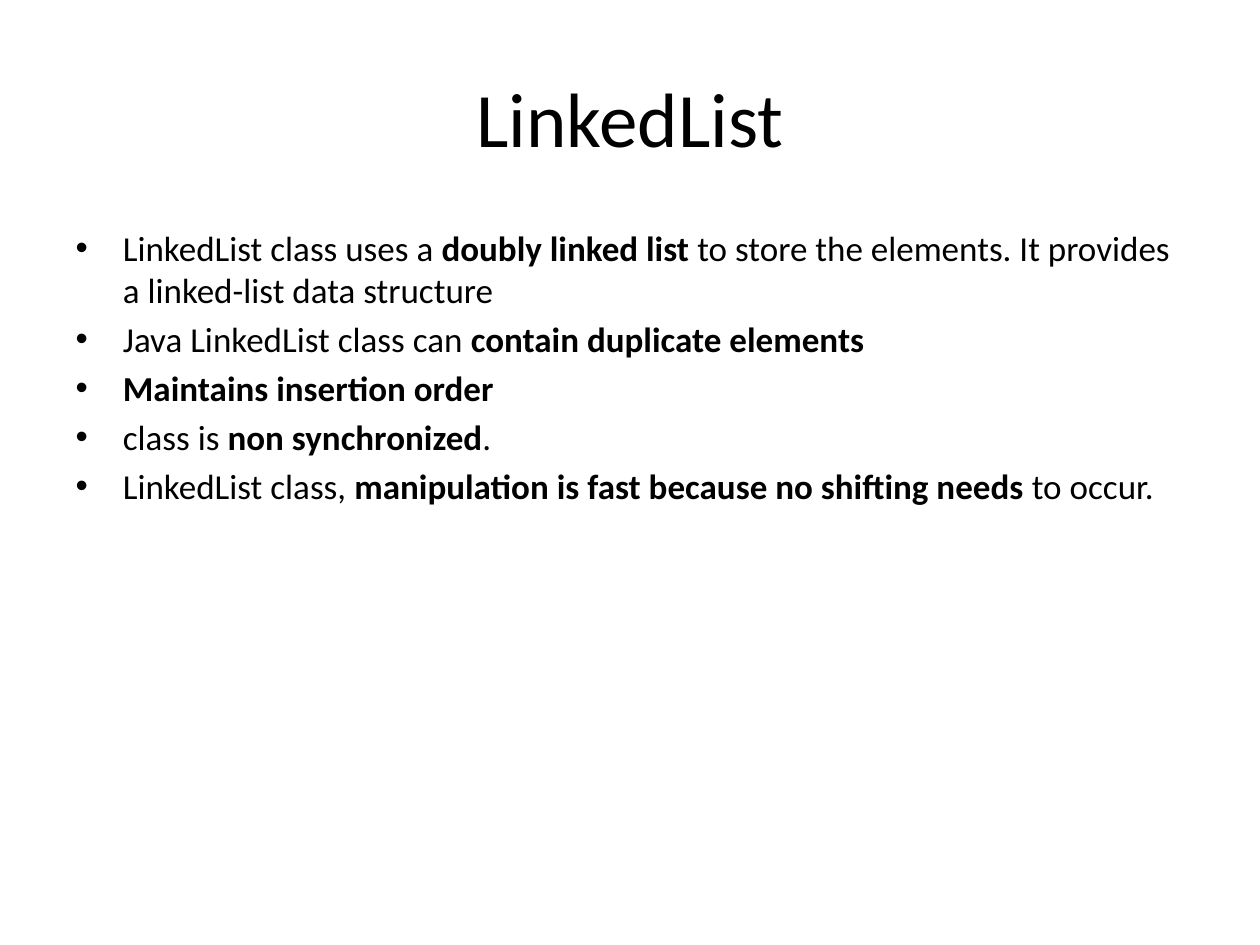
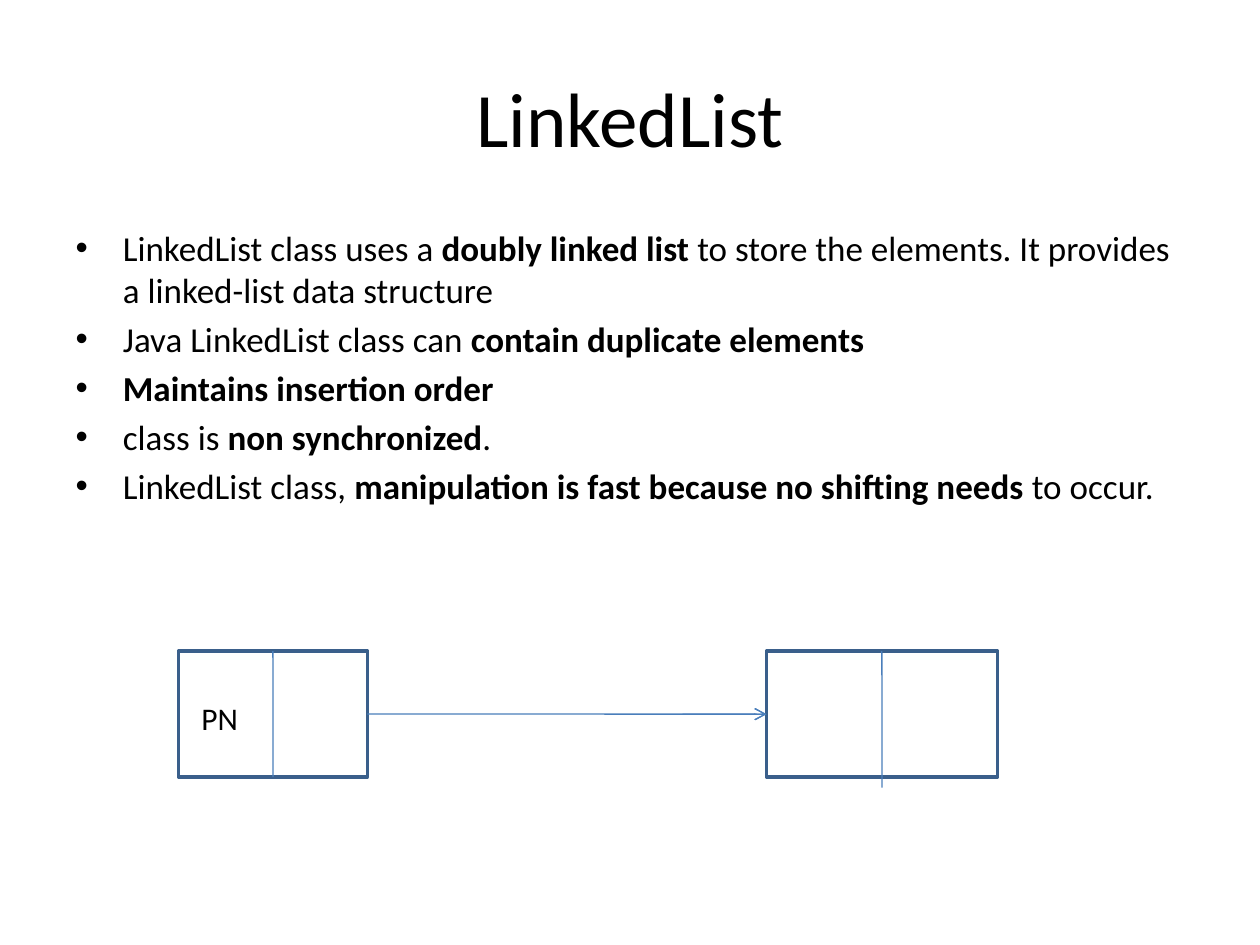
Before and after one commit to BesantJ2ee/JavaCourse, a slide deck: slide 3 of Chapter_6/Collection.pptx. Drawn at 1260x945 pixels with LibreOffice and Linux fonts; fonts in the diff are those of the drawing. Boxes give left, top, right and bottom in pixels: in the first picture for what was removed or moved away, otherwise in the second. Text is boxed around its words. In the diff, an @@ line names an element or a change of style, - is before the commit and + after.

```diff
--- a/Chapter_6/Collection.pptx
+++ b/Chapter_6/Collection.pptx
@@ rectangle added at box(179, 651, 368, 777), outline #3A5F8C 2 pt @@
@@ line added from (273, 651) to (273, 777), #4B7EBC 0.75 pt @@
@@ rectangle added at box(766, 651, 997, 777), outline #3A5F8C 2 pt @@
@@ line added from (882, 651) to (882, 788), #4B7EBC 0.75 pt @@
@@ text added at box(201, 709, 238, 730), 18 pt, text #000000 @@
+PN
@@ arrow added from (368, 714) to (766, 714), #4B7EBC 0.75 pt @@
@@ arrow added from (683, 714) to (766, 714), #4B7EBC 0.75 pt @@
```
Also in this commit, not shown: 1 other slide changed, 1 slide added, 4 other files.
